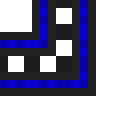
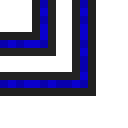
Layers edited between the first and the second 128x128 image:
painted on "Visible" over (0, 0, 72, 72)
